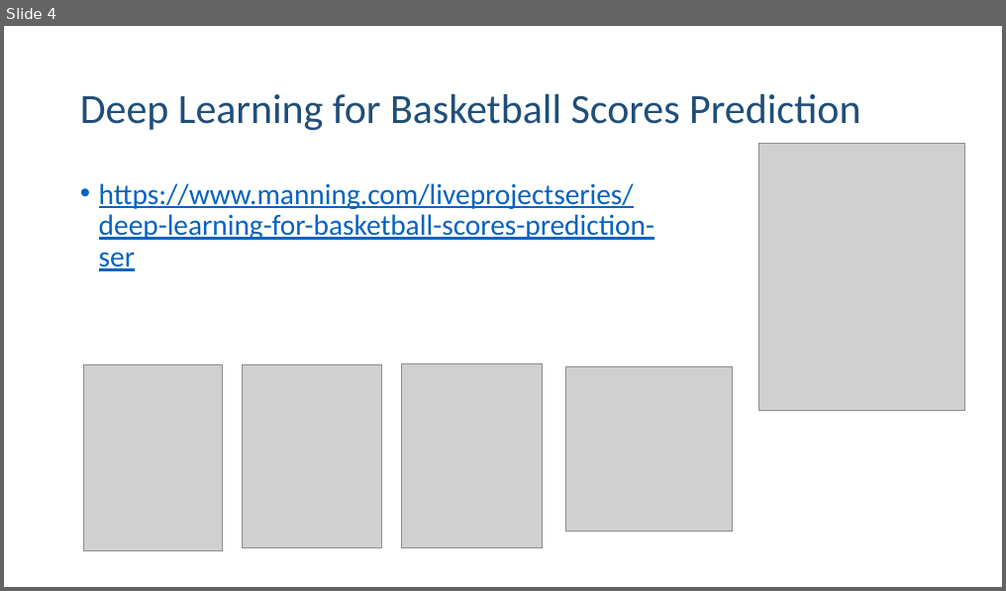
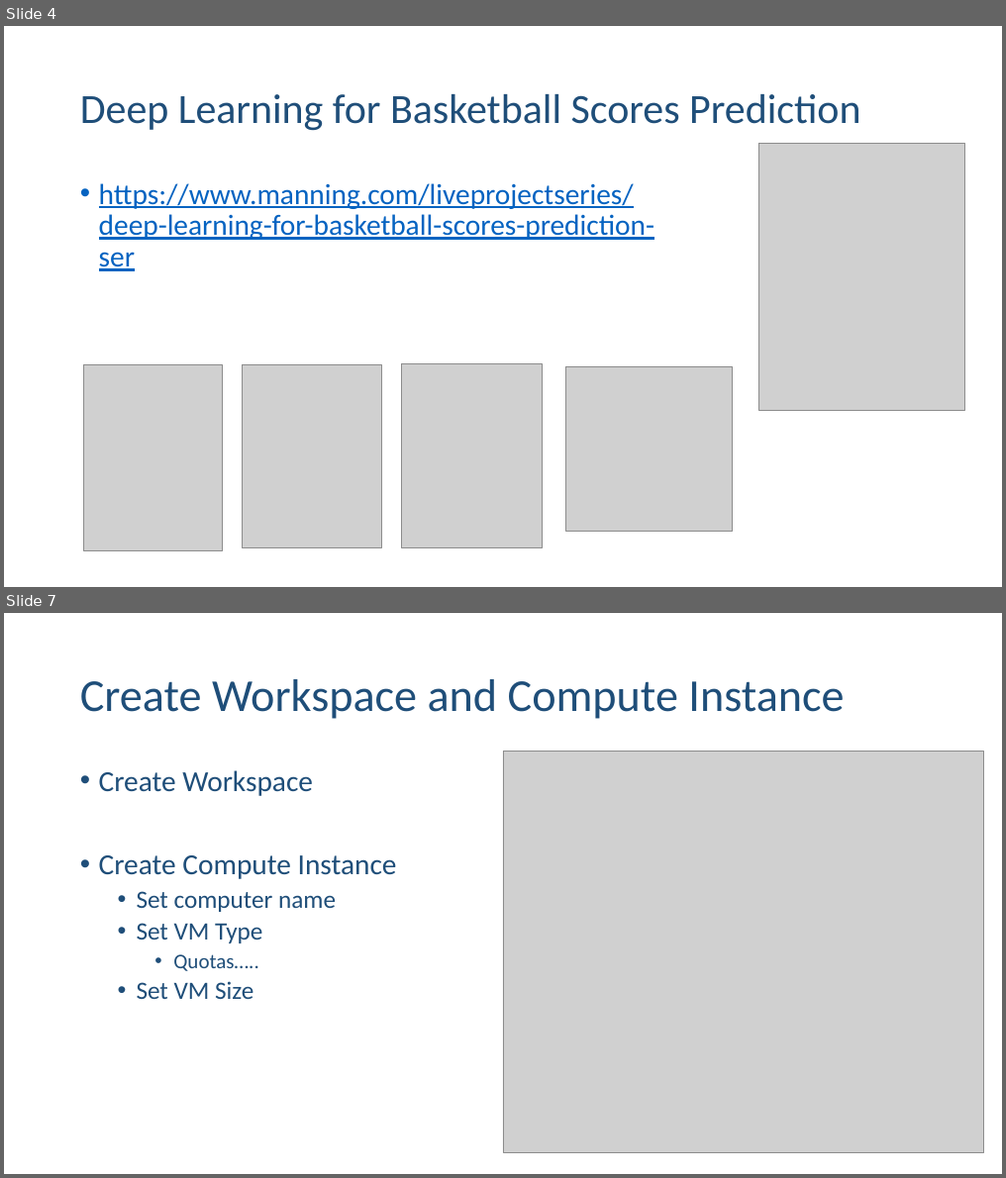
Before and after one commit to ehennis/Blog, a slide deck: AzureML/NebraskaCode.pptx. Shown one above the other, each under a label of ours: slide 4 before the commit, slides 4 and 7 after it; the slides between them are not shown. The pictures are 1006x591 and 1006x1178 pixels, drawn with LibreOffice and Linux fonts; fonts in the diff are those of the drawing; grey boxes stand for pictures. Boxes give left, top, right and bottom in pixels: in the first picture for what was removed or moved away, otherwise in the second. Text is boxed around its words. In the diff, an @@ line names an element or a change of style, - is before the commit and + after.

```diff
--- a/AzureML/NebraskaCode.pptx
+++ b/AzureML/NebraskaCode.pptx
@@ slide 7 added at box(4, 613, 1002, 1174), background #FFFFFF @@
@@ title added at box(80, 679, 844, 719), 44 pt, text #1F4E79 @@
+Create Workspace and Compute Instance
@@ picture added at box(503, 752, 985, 1153) @@
@@ text added at box(99, 770, 397, 999), 28 pt, text #1F4E79 @@
+• Create Workspace
+• Create Compute Instance
+  • Set computer name
+  • Set VM Type
+    • Quotas…..
+  • Set VM Size
```
Also in this commit, not shown: 3 slides changed, 15 other slides added.
